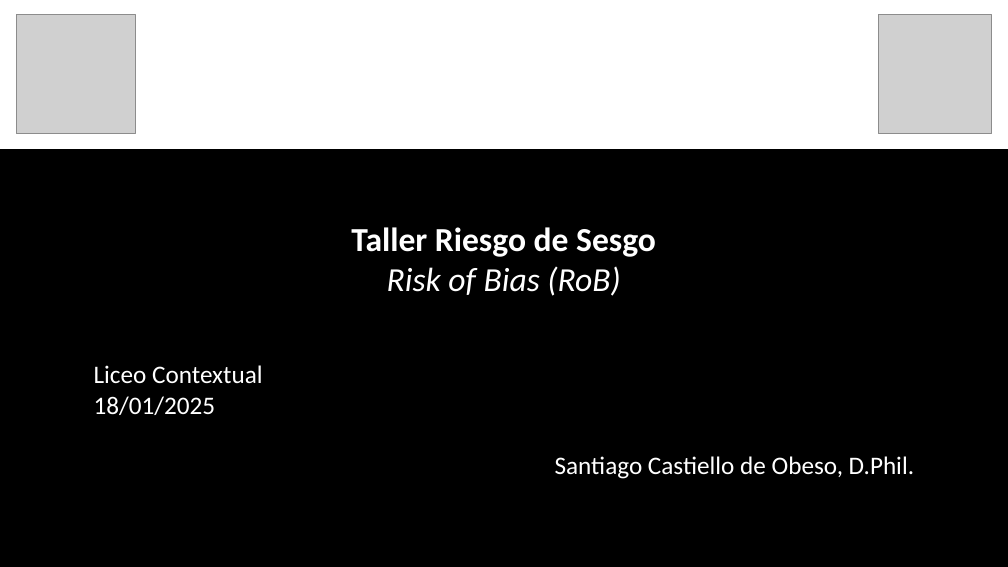
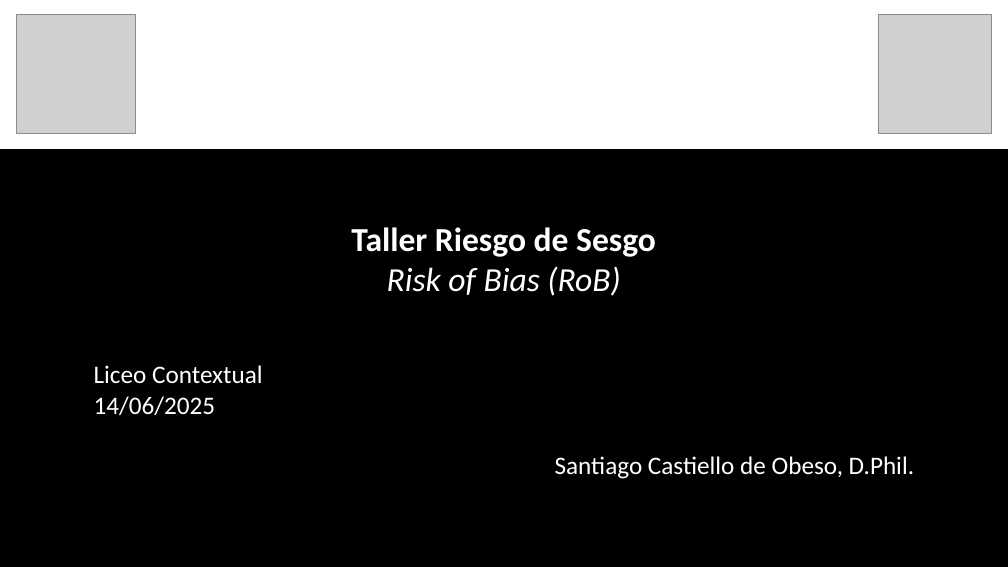
Before and after one commit to santiagocdo/metodologia-y-bioestadisitca, a slide deck: slide 1 of LiceoContextual/taller_rob.pptx. Drawn at 1008x567 pixels with LibreOffice and Linux fonts; fonts in the diff are those of the drawing; grey boxes stand for pictures. Boxes give left, top, right and bottom in pixels: in the first picture for what was removed or moved away, otherwise in the second. Text is boxed around its words. In the diff, an @@ line names an element or a change of style, - is before the commit and + after.

```diff
--- a/LiceoContextual/taller_rob.pptx
+++ b/LiceoContextual/taller_rob.pptx
@@ text at (x1=94, y1=396, x2=216, y2=415): text changed @@
-18/01/2025
+14/06/2025
```
Also in this commit, not shown: 5 other files.
